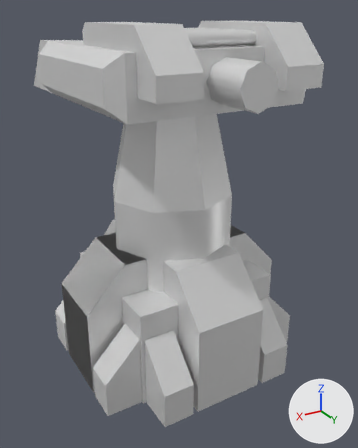
The glTF model glb/armdl.glb: old version first, new version second.
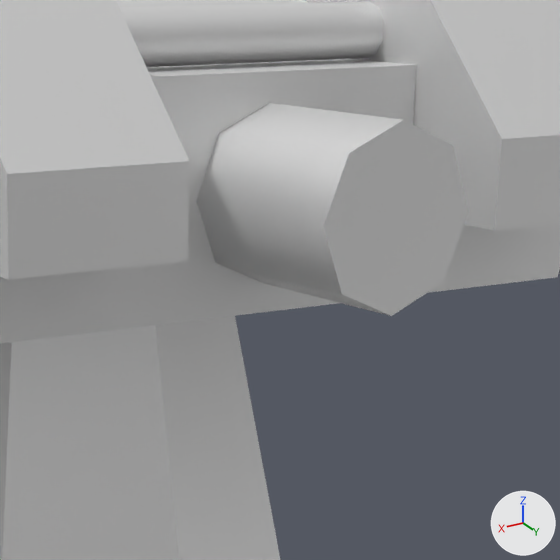
Old and new are each drawn whole from a camera (50 mm lens) standing at (39.1, 67.9, 57.3) and looking at (-1.1, 0.9, 23.9) and again close up on the part from 43% to 85% of the width and 7% to 40% of the height. Arrows for +X, +Y and +Z are at lower right; the lights stay in place. The first two pictures are the older version. Where no turn or scale is listed for an object, it has been applied to the vertices.

Before the edit, the objects in view are built like this:
```python
me_base = bpy.data.meshes.new('base')
me_base.from_pydata(...)  # 142 vertices, 252 faces; spans x -18.3..18.3, y -18.3..18.3, z -0.1..45.6
me_base.materials.append(mat_s3o_default)  # white #e7e7e7
me_plunger = bpy.data.meshes.new('plunger')
me_plunger.from_pydata(...)  # an 8-sided cylinder along y spanning x -2.92..2.92, y 14.22..21.23, z -3.87..2.15
me_plunger.materials.append(mat_s3o_default)  # white #e7e7e7
me_turret = bpy.data.meshes.new('turret')
me_turret.from_pydata(...)  # 159 vertices, 290 faces; spans x -16.2..16.2, y -24.8..18.8, z -4.9..6.1
me_turret.materials.append(mat_s3o_default)  # white #e7e7e7
ob_base = bpy.data.objects.new('base', me_base)
ob_base.location = (0.0, 0.0, 0.0)
ob_plunger = bpy.data.objects.new('plunger', me_plunger)
ob_plunger.location = (0.0, 0.0, 49.82)
ob_turret = bpy.data.objects.new('turret', me_turret)
ob_turret.parent = ob_base
ob_turret.location = (0.0, 0.0, 49.82)
```
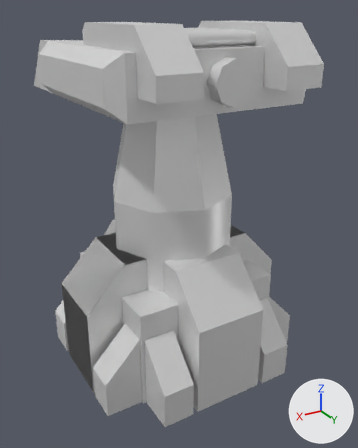
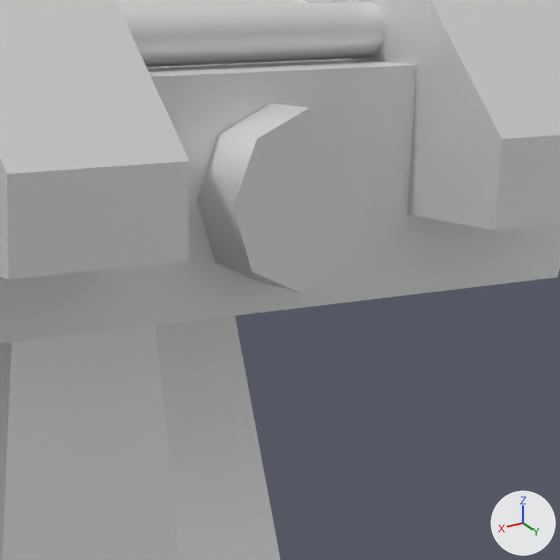
Where the change shows, as pixel boxes (x1, y1, x2, y2) in the close-ups (560 x 560 px):
```json
{"object": "plunger", "change": "moved", "before": [196, 103, 468, 316], "after": [196, 103, 373, 293]}
```

Edits to the scene script, one JSON object a line:
```json
{"op": "set", "path": "ob_plunger.location", "old": "(0.0, 0.0, 49.82)", "new": "(0.0, -4.83, 49.82)"}
```
